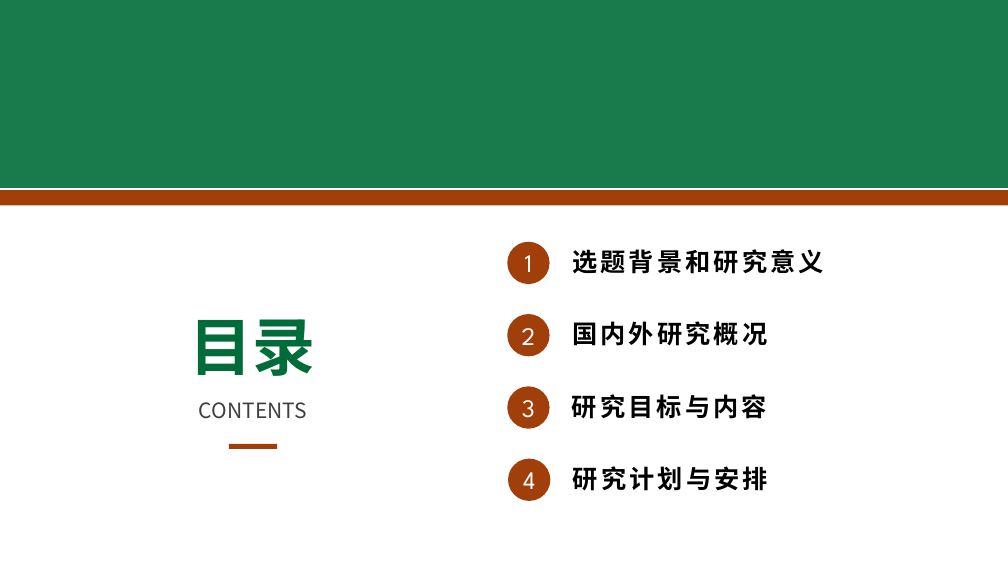
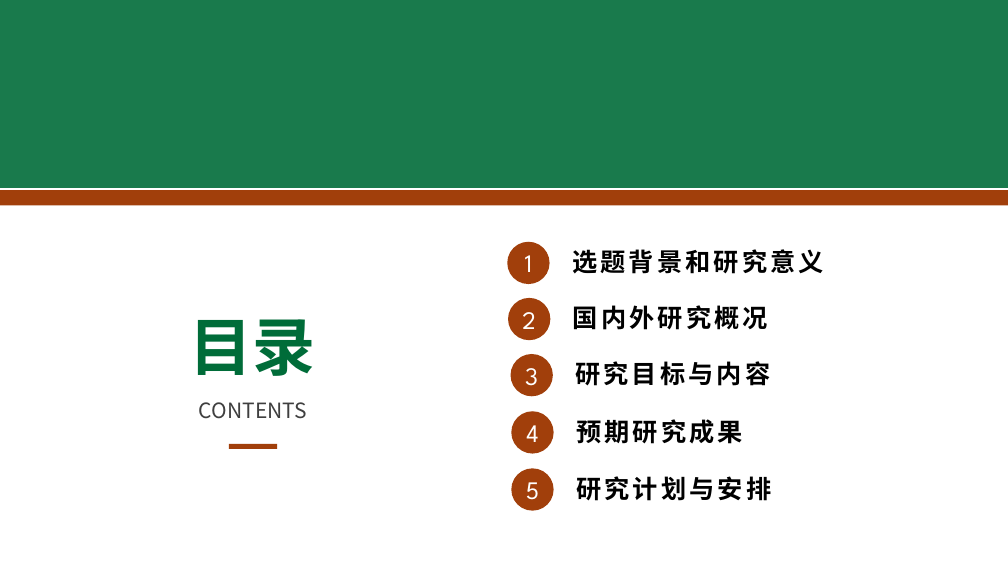
Before and after one commit to BITcyman/Rust-os-learning, a slide deck: slide 2 of report/毕业设计开题报告.pptx. Drawn at 1008x567 pixels with LibreOffice and Linux fonts; fonts in the diff are those of the drawing; background and template pictures are left out. Boxes give left, top, right and bottom in pixels: in the first picture for what was removed or moved away, otherwise in the second. Text is boxed around its words. In the diff, an @@ line names an element or a change of style, - is before the commit and + after.

```diff
--- a/report/毕业设计开题报告.pptx
+++ b/report/毕业设计开题报告.pptx
@@ ellipse "2" moved from (x1=507, y1=314, x2=550, y2=356) to (x1=508, y1=298, x2=551, y2=340) @@
@@ text "国内外研究概况" moved from (x1=572, y1=321, x2=767, y2=346) to (x1=573, y1=305, x2=768, y2=330) @@
@@ ellipse "3" moved from (x1=507, y1=386, x2=550, y2=429) to (x1=510, y1=354, x2=553, y2=396) @@
@@ text "研究目标与内容" moved from (x1=572, y1=394, x2=767, y2=419) to (x1=575, y1=361, x2=770, y2=386) @@
@@ ellipse "4" moved from (x1=508, y1=459, x2=551, y2=501) to (x1=511, y1=411, x2=554, y2=454) @@
@@ text added at (x1=576, y1=419, x2=743, y2=444), 24 pt, text #000000, bold @@
+预期研究成果
@@ ellipse added at (x1=511, y1=469, x2=554, y2=511), fill #A13F0B, 24 pt, text #FFFFFF @@
+5
@@ text "研究计划与安排" moved from (x1=573, y1=466, x2=768, y2=491) to (x1=576, y1=476, x2=771, y2=501) @@
```
Also in this commit, not shown: 5 other slides changed, 1 slide added.
